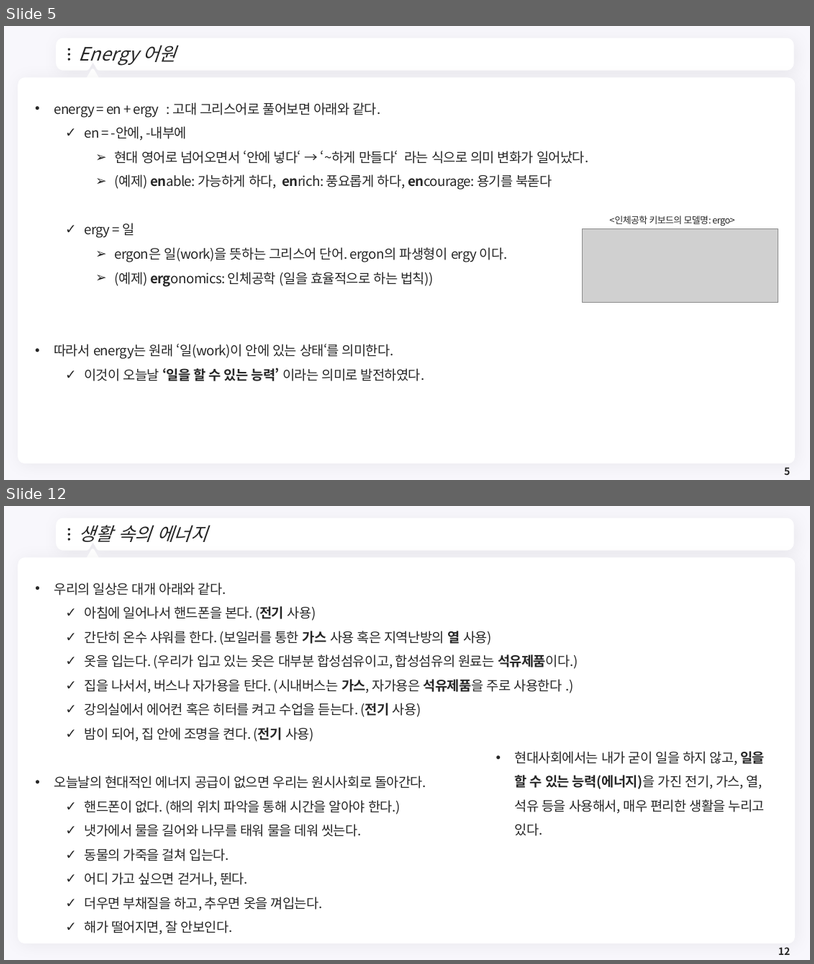
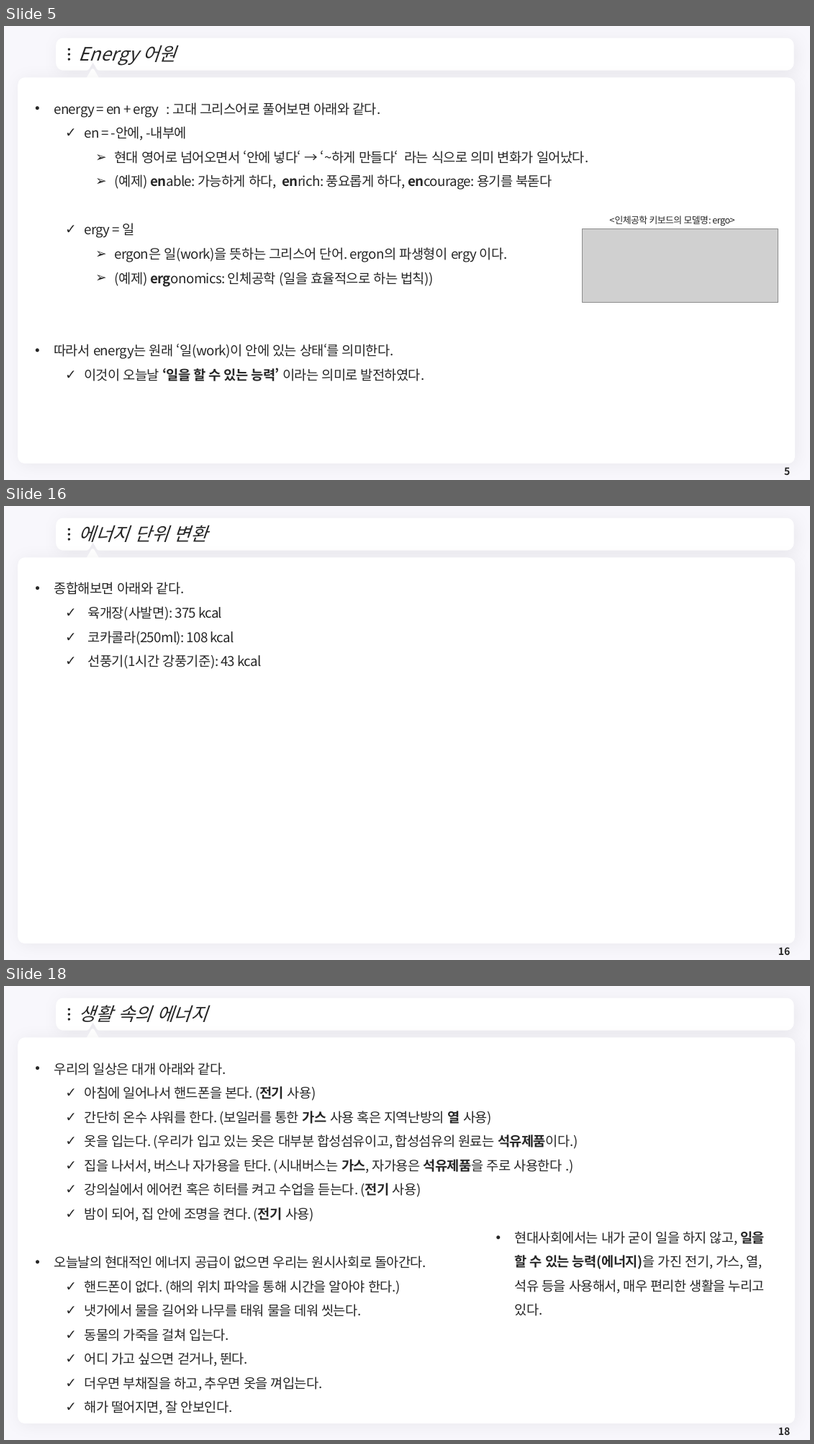
Before and after one commit to meandthey/Teaching, a slide deck: 에너지경제학/자원에너지경제학_Chapter_1.pptx. Shown one above the other, each under a label of ours: slides 5 and 12 before the commit, slides 5, 16 and 18 after it; the slides between them are not shown. The pictures are 814x964 and 814x1444 pixels, drawn with LibreOffice and Linux fonts; fonts in the diff are those of the drawing; grey boxes stand for pictures; background and template pictures are left out. Boxes give left, top, right and bottom in pixels: in the first picture for what was removed or moved away, otherwise in the second. Text is boxed around its words. In the diff, an @@ line names an element or a change of style, - is before the commit and + after.

```diff
--- a/에너지경제학/자원에너지경제학_Chapter_1.pptx
+++ b/에너지경제학/자원에너지경제학_Chapter_1.pptx
@@ slide 16 added at bbox=[4, 506, 810, 960], background #F8F7FC; not listed: 7 template elements that a slide beside it also shows @@
@@ title added at bbox=[79, 525, 208, 542], 22 pt, text #262626, italic @@
+에너지 단위 변환
@@ text added at bbox=[54, 582, 261, 669], 16 pt, text #262626 @@
+• 종합해보면 아래와 같다.
+  ✓ 육개장(사발면): 375 kcal
+  ✓ 코카콜라(250ml): 108 kcal
+  ✓ 선풍기(1시간 강풍기준): 43 kcal
@@ page number added at bbox=[779, 947, 790, 955], 12 pt, text #262626, bold @@
+16
@@ what was slide 12 is now slide 18 @@
@@ page number at bbox=[779, 1427, 790, 1435]: text changed @@
-12
+18
```
Also in this commit, not shown: 6 slides changed, 5 other slides added.
